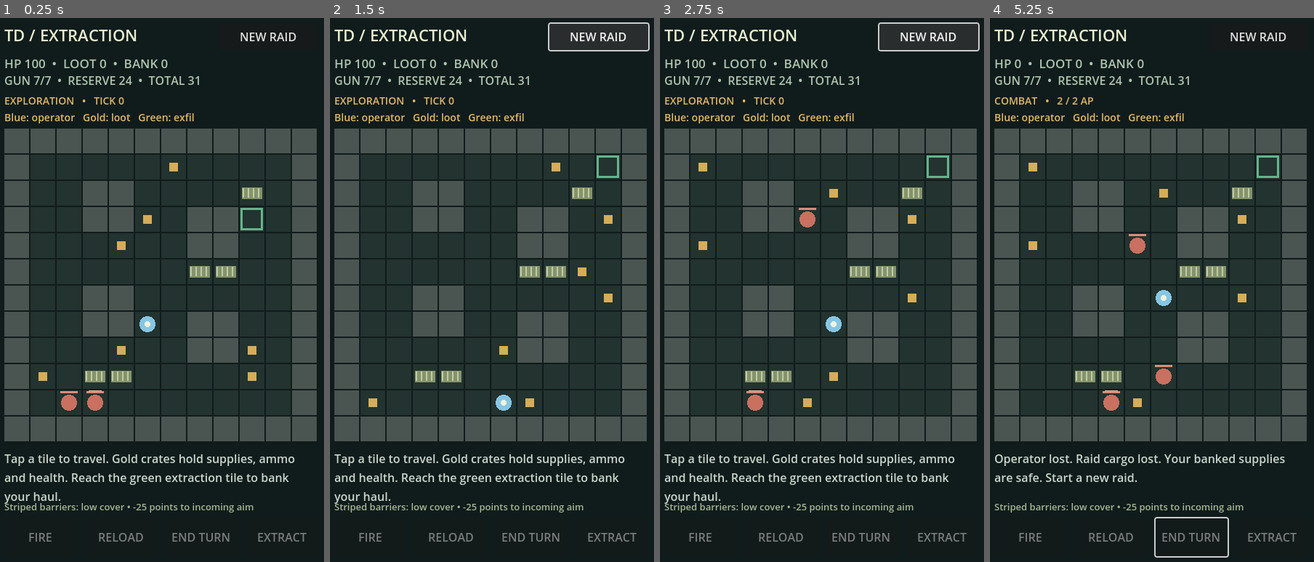
Above: before the commit, frames 1-4 (left to right).
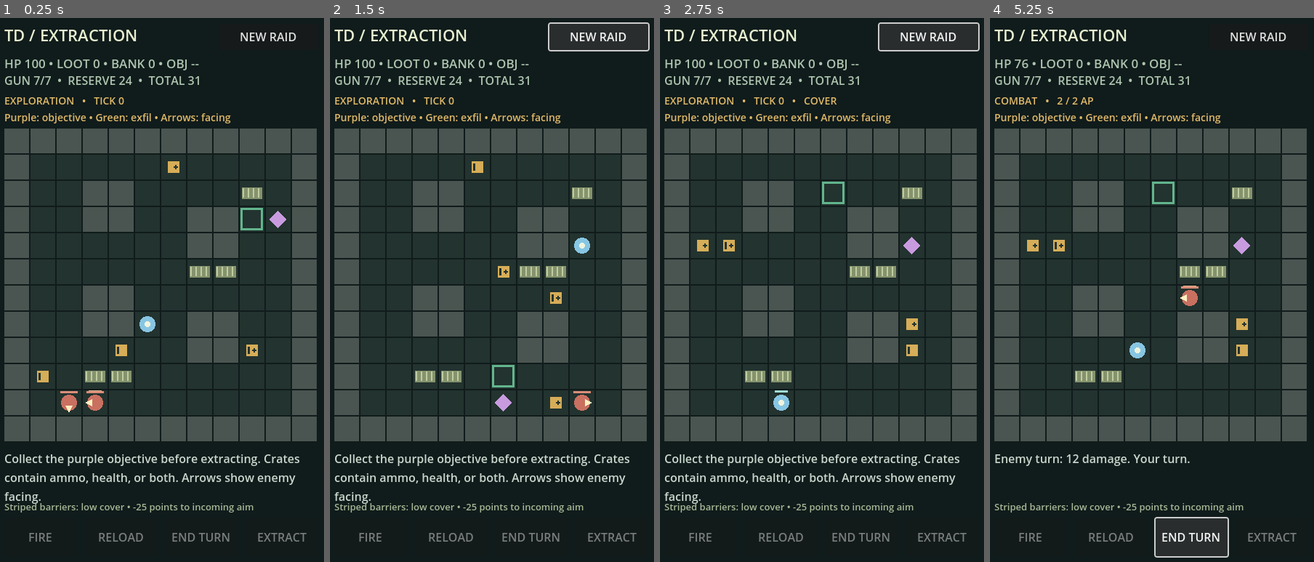
Above: after the commit, the same moments.

Repository: thenamelessguy77/TDExtract
Game: Godot game, scene res://main.tscn
Same seed, same stepped clock (60 frames per second), same inputs: the game is played once before the commit and once after it.
Inputs (mouse positions are in pixels of both pictures, inside the frame that each line leads up to):
- Up to frame 1 (0.25 s): no input
- Up to frame 2 (1.5 s): click "NEW RAID" at 0.5 s; click "NEW RAID" at 1.25 s
- Up to frame 3 (2.75 s): click "NEW RAID" at 2 s
- Up to frame 4 (5.25 s): tap A at 2.75 s; move the mouse to (1152, 300) at 2.77 s; click (1152, 300) at 2.92 s; click "END TURN" at 3.5 s; click "END TURN" at 4.25 s; click "END TURN" at 5 s

The runs differ from the first frame. In frame 1, 3.1% of the frame differs, in the area x 1-93%, y 7-90%; in frame 2, 3.9%; in frame 3, 4.1%; in frame 4, 3.7%.

Commit message:
Require distant raid objective and add directional guards with varied loot

Diff:
--- a/main.gd
+++ b/main.gd
@@ -17,6 +17,8 @@
 const MAX_HEALTH = 100
 const CRATE_HEALTH = 25
 const LOW_COVER_PENALTY = 25
+const RAID_LOOT_COUNT = 4
+const OBJECTIVE_MIN_DISTANCE = 8
 const RAID_ENEMY_COUNT = 3
 const MAGAZINE_CAPACITY = 7
 const CRATE_AMMO = 7
@@ -28,7 +30,9 @@
 var player = Vector2i.ZERO
 var exfil = Vector2i.ZERO
 var enemies: Array[Dictionary] = []
-var loot: Array[Vector2i] = []
+var loot: Array[Dictionary] = []
+var objective = Vector2i.ZERO
+var objective_collected = false
 var hp = MAX_HEALTH
 var ap = 2
 var ammo = MAGAZINE_CAPACITY
@@ -138,16 +142,21 @@
 	while distance(player, exfil) < 8:
 		floor_tiles.push_front(exfil)
 		exfil = floor_tiles.pop_back()
+	objective = floor_tiles.pop_back()
+	while distance(player, objective) < OBJECTIVE_MIN_DISTANCE:
+		floor_tiles.push_front(objective)
+		objective = floor_tiles.pop_back()
+	objective_collected = false
 	enemies.clear()
 	for i in range(RAID_ENEMY_COUNT):
 		var pos = floor_tiles.pop_back()
 		while distance(pos, player) < 5:
 			floor_tiles.push_front(pos)
 			pos = floor_tiles.pop_back()
-		enemies.append({"pos": pos, "hp": 60})
+		enemies.append({"pos": pos, "hp": 60, "facing": DIRS[rng.randi_range(0, 3)], "alerted": false, "last_seen": pos})
 	loot.clear()
-	for i in range(7):
-		loot.append(floor_tiles.pop_back())
+	for i in range(RAID_LOOT_COUNT):
+		loot.append({"pos": floor_tiles.pop_back(), "kind": rng.randi_range(0, 2)})
 	hp = MAX_HEALTH
 	ap = 2
 	ammo = MAGAZINE_CAPACITY
@@ -157,7 +166,7 @@
 	combat = false
 	finished = false
 	selected = -1
-	message = "Tap a tile to travel. Gold crates hold supplies, ammo and health. Reach the green extraction tile to bank your haul."
+	message = "Collect the purple objective before extracting. Crates contain ammo, health, or both. Arrows show enemy facing."
 	refresh()
 
 func distance(a: Vector2i, b: Vector2i) -> int:
@@ -240,33 +249,71 @@
 		ticks += 1
 		if combat:
 			ap -= 1
-		if loot.has(player):
-			loot.erase(player)
-			cargo += 1
-			reserve += CRATE_AMMO
-			var healed = mini(CRATE_HEALTH, MAX_HEALTH - hp)
-			hp += healed
-			message = "Crate: +%d ammo, +%d HP, +1 supply." % [CRATE_AMMO, healed]
+		if player == objective and not objective_collected:
+			objective_collected = true
+			message = "Objective secured. Reach the green extraction tile."
+		for i in range(loot.size()):
+			if loot[i].pos == player:
+				var kind = loot[i].kind
+				loot.remove_at(i)
+				cargo += 1
+				var rounds = CRATE_AMMO if kind != 1 else 0
+				var healed = mini(CRATE_HEALTH, MAX_HEALTH - hp) if kind != 0 else 0
+				reserve += rounds
+				hp += healed
+				message = "Crate: +%d ammo, +%d HP, +1 supply." % [rounds, healed]
+				break
 		if not combat:
 			world_tick()
 			if combat:
 				break
 	refresh()
 
+func facing_toward(delta: Vector2i) -> Vector2i:
+	if absi(delta.x) >= absi(delta.y) and delta.x != 0:
+		return Vector2i(signi(delta.x), 0)
+	return Vector2i(0, signi(delta.y)) if delta.y != 0 else Vector2i.LEFT
+
+func enemy_can_see_player(e: Dictionary) -> bool:
+	if not visible(e):
+		return false
+	var delta = player - Vector2i(e.pos)
+	var facing = Vector2i(e.get("facing", Vector2i.LEFT))
+	var forward = delta.x * facing.x + delta.y * facing.y
+	var sideways = absi(delta.x * facing.y - delta.y * facing.x)
+	return forward > 0 and forward >= sideways
+
+func spot_player(e: Dictionary):
+	e.alerted = true
+	e.last_seen = player
+
+func patrol_step(e: Dictionary):
+	var options: Array[Vector2i] = []
+	for direction in DIRS:
+		var next = e.pos + direction
+		if walkable(next) and not occupied(next) and next != player and next != exfil:
+			options.append(direction)
+	if not options.is_empty():
+		var direction = options[rng.randi_range(0, options.size() - 1)]
+		e.facing = direction
+		e.pos += direction
+
 func world_tick():
-	# Each exploration action tick advances every enemy once; no real-time timer.
-	var spotted = enemies.any(func(e): return visible(e))
+	var spotted = false
 	for e in enemies:
-		if e.hp <= 0:
-			continue
-		var next = e.pos + DIRS[rng.randi_range(0, 3)]
-		if walkable(next) and not occupied(next) and next != player and next != exfil:
-			e.pos = next
+		if enemy_can_see_player(e):
+			spot_player(e)
+			spotted = true
 	for e in enemies:
-		if spotted or visible(e):
-			combat = true
-			message = "Enemy patrol spotted you. Combat begins."
-			break
+		if e.hp > 0:
+			patrol_step(e)
+	for e in enemies:
+		if enemy_can_see_player(e):
+			spot_player(e)
+			spotted = true
+	if spotted:
+		combat = true
+		message = "Enemy patrol spotted you. Combat begins."
 
 func shoot():
 	if finished or not combat or ap <= 0 or ammo <= 0:
@@ -276,6 +323,7 @@
 		refresh()
 		return
 	var enemy = enemies[selected]
+	spot_player(enemy)
 	ap -= 1
 	ammo -= 1
 	if rng.randi_range(1, 100) <= hit_chance(player, enemy.pos):
@@ -314,17 +362,22 @@
 			continue
 		# Each enemy has two actions: move one cell or fire once per action.
 		for action in range(2):
-			if visible(e):
+			if enemy_can_see_player(e):
+				spot_player(e)
 				if rng.randi_range(1, 100) <= hit_chance(e.pos, player):
 					hp -= 12
 					damage += 12
-			else:
+			elif e.get("alerted", false):
+				var target = Vector2i(e.get("last_seen", e.pos))
 				var best = e.pos
 				for d in DIRS:
 					var next = e.pos + d
-					if walkable(next) and not occupied(next) and next != player and distance(next, player) < distance(best, player):
+					if walkable(next) and not occupied(next) and next != player and distance(next, target) < distance(best, target):
 						best = next
+				e.facing = facing_toward(best - Vector2i(e.pos)) if best != e.pos else facing_toward(target - Vector2i(e.pos))
 				e.pos = best
+			else:
+				patrol_step(e)
 	ap = 2
 	ticks += 1
 	message = "Enemy turn: %d damage. Your turn." % damage
@@ -332,7 +385,7 @@
 		hp = 0
 		finished = true
 		message = "Operator lost. Raid cargo lost. Your banked supplies are safe. Start a new raid."
-	elif not enemies.any(func(e): return visible(e)):
+	elif not enemies.any(func(e): return enemy_can_see_player(e)):
 		combat = false
 		selected = -1
 		message = "Contact broken. Exploration resumes; patrols advance when you move."
@@ -340,6 +393,10 @@
 
 func extract():
 	if finished or player != exfil:
+		return
+	if not objective_collected:
+		message = "Extraction locked. Collect the purple objective first."
+		refresh()
 		return
 	stash += cargo
 	var file = FileAccess.open("user://stash.json", FileAccess.WRITE)
@@ -352,7 +409,7 @@
 func refresh():
 	if not is_instance_valid(status):
 		return
-	status.text = "HP %d  •  LOOT %d  •  BANK %d" % [hp, cargo, stash]
+	status.text = "HP %d • LOOT %d • BANK %d • OBJ %s" % [hp, cargo, stash, "OK" if objective_collected else "--"]
 	ammo_status.text = "GUN %d/%d  •  RESERVE %d  •  TOTAL %d" % [ammo, MAGAZINE_CAPACITY, reserve, ammo + reserve]
 	reload_button.tooltip_text = "Reload: 2 AP" if combat else "Reload: 1 world tick"
 	intel.text = ("COMBAT   •   %d / 2 AP" % ap) if combat else "EXPLORATION   •   TICK %d" % ticks
@@ -361,12 +418,12 @@
 	if selected >= 0 and visible(enemies[selected]):
 		intel.text += "\nTARGET %d HP • HIT %d%%%s" % [enemies[selected].hp, hit_chance(player, enemies[selected].pos), " • COVER" if cover_at(enemies[selected].pos, player) else ""]
 	else:
-		intel.text += "\nBlue: operator   Gold: loot   Green: exfil"
+		intel.text += "\nPurple: objective • Green: exfil • Arrows: facing"
 	feed.text = message
 	fire_button.disabled = finished or not combat or selected < 0 or ap <= 0 or ammo <= 0
 	reload_button.disabled = not can_reload()
 	end_button.disabled = finished or not combat
-	extract_button.disabled = finished or player != exfil
+	extract_button.disabled = finished or player != exfil or not objective_collected
 	queue_redraw()
 
 func _draw():
@@ -382,14 +439,26 @@
 					draw_line(rect.position + Vector2(5 + stripe * 7, 10), rect.position + Vector2(5 + stripe * 7, 23), Color("c0cca1"), 2)
 	var extract_rect = Rect2(ORIGIN + Vector2(exfil) * CELL + Vector2(3, 3), Vector2(28, 28))
 	draw_rect(extract_rect, Color("62b58d"), false, 3)
-	for p in loot:
-		draw_rect(Rect2(ORIGIN + Vector2(p) * CELL + Vector2(11, 11), Vector2(12, 12)), Color("d6ad58"))
+	if not objective_collected:
+		var center = ORIGIN + Vector2(objective) * CELL + Vector2(17, 17)
+		draw_colored_polygon(PackedVector2Array([center + Vector2(0, -12), center + Vector2(12, 0), center + Vector2(0, 12), center + Vector2(-12, 0)]), Color("c89bdf"))
+	for crate in loot:
+		var center = ORIGIN + Vector2(crate.pos) * CELL + Vector2(17, 17)
+		draw_rect(Rect2(center - Vector2(8, 8), Vector2(16, 16)), Color("d6ad58"))
+		if crate.kind != 1:
+			draw_line(center + Vector2(-4, -5), center + Vector2(-4, 5), Color("23332f"), 3)
+		if crate.kind != 0:
+			draw_line(center + Vector2(0, 0), center + Vector2(6, 0), Color("23332f"), 2)
+			draw_line(center + Vector2(3, -3), center + Vector2(3, 3), Color("23332f"), 2)
 	for i in range(enemies.size()):
 		var e = enemies[i]
 		if not visible(e):
 			continue
 		var center = ORIGIN + Vector2(e.pos) * CELL + Vector2(17, 17)
 		draw_circle(center, 11, Color("c97061"))
+		var forward = Vector2(e.get("facing", Vector2i.LEFT))
+		var side = Vector2(-forward.y, forward.x)
+		draw_colored_polygon(PackedVector2Array([center + forward * 14, center + forward * 4 + side * 5, center + forward * 4 - side * 5]), Color("fff0c0"))
 		draw_cover_edges(e.pos, Color("e6be91"))
 		if selected == i:
 			draw_arc(center, 15, 0, TAU, 24, Color("f4df9c"), 2)
--- a/tests/smoke.gd
+++ b/tests/smoke.gd
@@ -10,14 +10,14 @@
 	game.rng.seed = 77
 	game.new_raid()
 	assert(game.distance(game.player, game.exfil) >= 8)
-	assert(game.enemies.size() == 3 and game.loot.size() == 7)
-	var cells = [game.player, game.exfil]
+	assert(game.enemies.size() == 3 and game.loot.size() == 4)
+	var cells = [game.player, game.exfil, game.objective]
 	for e in game.enemies:
 		assert(game.walkable(e.pos) and not cells.has(e.pos))
 		cells.append(e.pos)
-	for p in game.loot:
-		assert(game.walkable(p) and not cells.has(p))
-		cells.append(p)
+	for crate in game.loot:
+		assert(game.walkable(crate.pos) and not cells.has(crate.pos))
+		cells.append(crate.pos)
 	var before = game.ticks
 	await process_frame
 	await process_frame
@@ -25,7 +25,7 @@
 	game.enemies.clear()
 	game.player = Vector2i(1, 1)
 	game.loot.clear()
-	game.loot.append(Vector2i(2, 1))
+	game.loot.append({"pos": Vector2i(2, 1), "kind": 2})
 	game.move_to(Vector2i(5, 1))
 	assert(game.ticks == before + 4)
 	assert(game.cargo == 1)
@@ -54,6 +54,7 @@
 	game.reload_weapon()
 	assert(game.ap == 0 and game.ammo == 7 and game.reserve == 30)
 	game.player = game.exfil
+	game.objective_collected = true
 	var bank = game.stash
 	game.extract()
 	assert(game.finished and game.stash == bank + 1)
@@ -77,6 +78,7 @@
 		assert(game.distance(game.player, game.exfil) >= 8)
 		game.enemies.clear()
 		assert(not game.path_to(game.exfil).is_empty(), "Extraction must be connected to insertion")
+	assert(test_objective_facing_loot(game), "New raid mechanics must complete")
 	assert(test_health_and_cover(game), "Health and cover checks must all complete")
 	assert(test_ammo(game), "Ammo checks must all complete")
 	print("PASS: randomized placements, idle freeze, movement ticks, loot, contact interruption, AP, enemy turn, LOS, cover, range, shooting, reloading, extraction, death, 100 raid seeds")
@@ -125,7 +127,7 @@
 	game.enemies.clear()
 	game.combat = false
 	game.loot.clear()
-	game.loot.append(Vector2i(2, 1))
+	game.loot.append({"pos": Vector2i(2, 1), "kind": 2})
 	game.move_to(Vector2i(2, 1))
 	assert(game.reserve == 7 and game.ammo == 1, "Crates add reserve ammo without loading the gun")
 	game.move_to(Vector2i(1, 1))
@@ -153,23 +155,23 @@
 	game.loot.clear()
 	game.player = Vector2i(1, 1)
 	game.hp = 50
-	game.loot.append(Vector2i(2, 1))
+	game.loot.append({"pos": Vector2i(2, 1), "kind": 2})
 	game.move_to(Vector2i(2, 1))
 	assert(game.hp == 75 and game.ticks == 1, "Crates heal without an extra action")
 	game.move_to(Vector2i(1, 1))
 	game.move_to(Vector2i(2, 1))
 	assert(game.hp == 75, "A looted crate cannot heal twice")
 	game.hp = 90
-	game.loot.append(Vector2i(3, 1))
+	game.loot.append({"pos": Vector2i(3, 1), "kind": 2})
 	game.move_to(Vector2i(3, 1))
 	assert(game.hp == 100, "Healing must cap at maximum health")
-	game.loot.append(Vector2i(4, 1))
+	game.loot.append({"pos": Vector2i(4, 1), "kind": 2})
 	game.move_to(Vector2i(4, 1))
 	assert(game.hp == 100 and game.cargo == 3, "Full health still allows looting")
 	game.hp = 70
 	game.combat = true
 	game.ap = 2
-	game.loot.append(Vector2i(5, 1))
+	game.loot.append({"pos": Vector2i(5, 1), "kind": 2})
 	game.move_to(Vector2i(5, 1))
 	assert(game.hp == 95 and game.ap == 1, "Combat crate healing only costs the movement AP")
 	var north = Vector2i(3, 8)
@@ -202,6 +204,7 @@
 	# An enemy firing over its own cover at an uncovered flank keeps 71% aim.
 	game.player = Vector2i(2, 8)
 	game.enemies[0].pos = south
+	game.enemies[0].facing = Vector2i.UP
 	game.hp = 100
 	var rolls = RandomNumberGenerator.new()
 	var firing_seed = -1
@@ -220,3 +223,60 @@
 	assert(not game.line_of_sight(Vector2i(2, 3), Vector2i(5, 3)), "Full walls still block visibility")
 	print("PASS: crate healing and health cap, no extra heal action, low-cover movement/LOS, automatic directional cover, flanking, reciprocal shots, own-cover accuracy, cover HUD")
 	return true
+
+func test_objective_facing_loot(game) -> bool:
+	var objective_locations = {}
+	var loot_kinds = {}
+	for seed_value in range(100):
+		game.rng.seed = seed_value
+		game.new_raid()
+		assert(game.distance(game.player, game.objective) >= 8)
+		assert(game.objective != game.exfil and game.walkable(game.objective))
+		assert(game.loot.size() == 4 and not game.objective_collected)
+		objective_locations[game.objective] = true
+		for e in game.enemies:
+			assert(game.DIRS.has(e.facing) and e.pos != game.objective)
+		for crate in game.loot:
+			assert(crate.pos != game.objective and crate.kind >= 0 and crate.kind <= 2)
+			loot_kinds[crate.kind] = true
+		game.enemies.clear()
+		assert(not game.path_to(game.objective).is_empty())
+	assert(objective_locations.size() > 1 and loot_kinds.size() == 3)
+	game.player = game.exfil
+	var bank = game.stash
+	game.extract()
+	assert(not game.finished and game.stash == bank and game.extract_button.disabled)
+	game.player = Vector2i(1, 1)
+	game.objective = Vector2i(2, 1)
+	game.move_to(game.objective)
+	assert(game.objective_collected)
+	for kind in range(3):
+		game.loot.clear()
+		game.loot.append({"pos": Vector2i(3, 1), "kind": kind})
+		game.player = Vector2i(2, 1)
+		game.hp = 50
+		game.reserve = 0
+		game.move_to(Vector2i(3, 1))
+		assert(game.reserve == (0 if kind == 1 else 7))
+		assert(game.hp == (50 if kind == 0 else 75))
+	game.player = Vector2i(2, 1)
+	var guard = {"pos": Vector2i(4, 1), "hp": 60, "facing": Vector2i.RIGHT}
+	assert(game.visible(guard) and not game.enemy_can_see_player(guard), "Player can see a guard facing away without being detected")
+	guard.facing = Vector2i.LEFT
+	assert(game.enemy_can_see_player(guard))
+	guard.facing = Vector2i.UP
+	assert(not game.enemy_can_see_player(guard), "Side and rear are outside the forward cone")
+	game.enemies.clear()
+	game.enemies.append(guard)
+	var previous = guard.pos
+	game.patrol_step(guard)
+	assert(guard.pos != previous and guard.facing == guard.pos - previous)
+	game.enemies.clear()
+	game.player = Vector2i(3, 10)
+	guard = {"pos": Vector2i(3, 8), "hp": 60, "facing": Vector2i.DOWN}
+	assert(game.enemy_can_see_player(guard), "Forward sight passes over low cover")
+	game.player = Vector2i(5, 3)
+	guard = {"pos": Vector2i(2, 3), "hp": 60, "facing": Vector2i.RIGHT}
+	assert(not game.enemy_can_see_player(guard), "Full walls still block facing-based detection")
+	print("PASS: distant randomized objective, locked extraction, objective pickup, four varied crates, directional sight, player visibility, patrol facing, low/full cover detection")
+	return true
Not shown, changed: DESIGN.md
Not shown, changed: README.md
